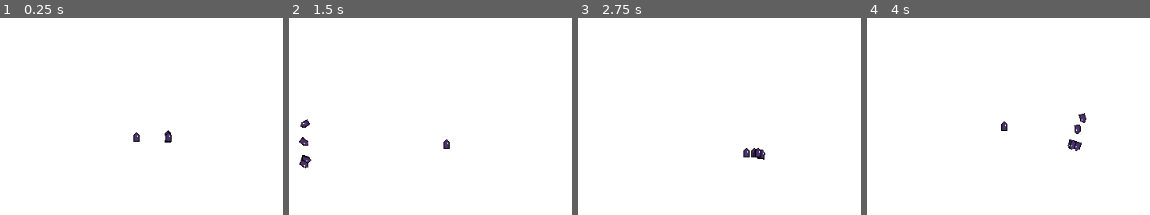
Above: before the commit, frames 1-4 (left to right).
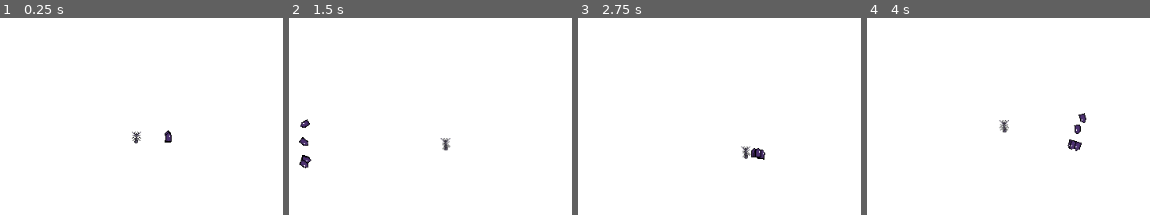
Above: after the commit, the same moments.

Repository: ajsosa/ldjam45
Game: Godot game, scene res://scenes/Objects/TestLevel.tscn
Two runs of this game, one before a commit and one after it. Both use one fixed random seed, a clock stepped at 60 frames per second and the inputs below.
Inputs:
- Up to frame 1 (0.25 s): no input
- Up to frame 2 (1.5 s): hold Right (right) 0.53-1.28 s; hold Down (down) from 1.28 s (still down)
- Up to frame 3 (2.75 s): release Down (down) at 2.03 s; hold Right (right) from 2.03 s (still down)
- Up to frame 4 (4 s): release Right (right) at 2.78 s; hold Up (up) 2.78-3.53 s; hold Left (left) from 3.53 s (still down)

The runs differ from the first frame. In frame 1, 0.2% of the frame differs, in the area x 46-50%, y 57-64%; in frame 2, 0.2%, in the area x 53-58%, y 60-68%; in frame 3, 0.2%; in frame 4, 0.2%.

Commit message:
Added animating ant

Diff:
--- /dev/null
+++ b/ant_animation.tres
@@ -0,0 +1,9 @@
+[gd_resource type="SpriteFrames" format=2]
+
+[resource]
+animations = [ {
+"frames": [  ],
+"loop": true,
+"name": "idle",
+"speed": 5.0
+} ]
--- a/scenes/Objects/Swarm.tscn
+++ b/scenes/Objects/Swarm.tscn
@@ -1,10 +1,36 @@
-[gd_scene load_steps=3 format=2]
+[gd_scene load_steps=4 format=2]
 
 [ext_resource path="res://scripts/swarm.gd" type="Script" id=1]
-[ext_resource path="res://sprites/tempAnt.png" type="Texture" id=2]
+[ext_resource path="res://sprites/AntSheet.png" type="Texture" id=2]
+
+[sub_resource type="Animation" id=1]
+resource_name = "idle"
+length = 0.4
+loop = true
+tracks/0/type = "value"
+tracks/0/path = NodePath(".:frame")
+tracks/0/interp = 1
+tracks/0/loop_wrap = true
+tracks/0/imported = false
+tracks/0/enabled = true
+tracks/0/keys = {
+"times": PoolRealArray( 0, 0.1, 0.2, 0.3 ),
+"transitions": PoolRealArray( 1, 1, 1, 1 ),
+"update": 1,
+"values": [ 0, 1, 2, 3 ]
+}
 
 [node name="Swarm" type="Node2D"]
 script = ExtResource( 1 )
 
 [node name="Marker" type="Sprite" parent="."]
+
+[node name="Sprite" type="Sprite" parent="Marker"]
 texture = ExtResource( 2 )
+vframes = 2
+hframes = 4
+frame = 1
+
+[node name="AnimationPlayer" type="AnimationPlayer" parent="Marker/Sprite"]
+autoplay = "idle"
+anims/idle = SubResource( 1 )
Binary file added: sprites/AntSheet.png
Not shown, added: sprites/AntSheet.png.import
